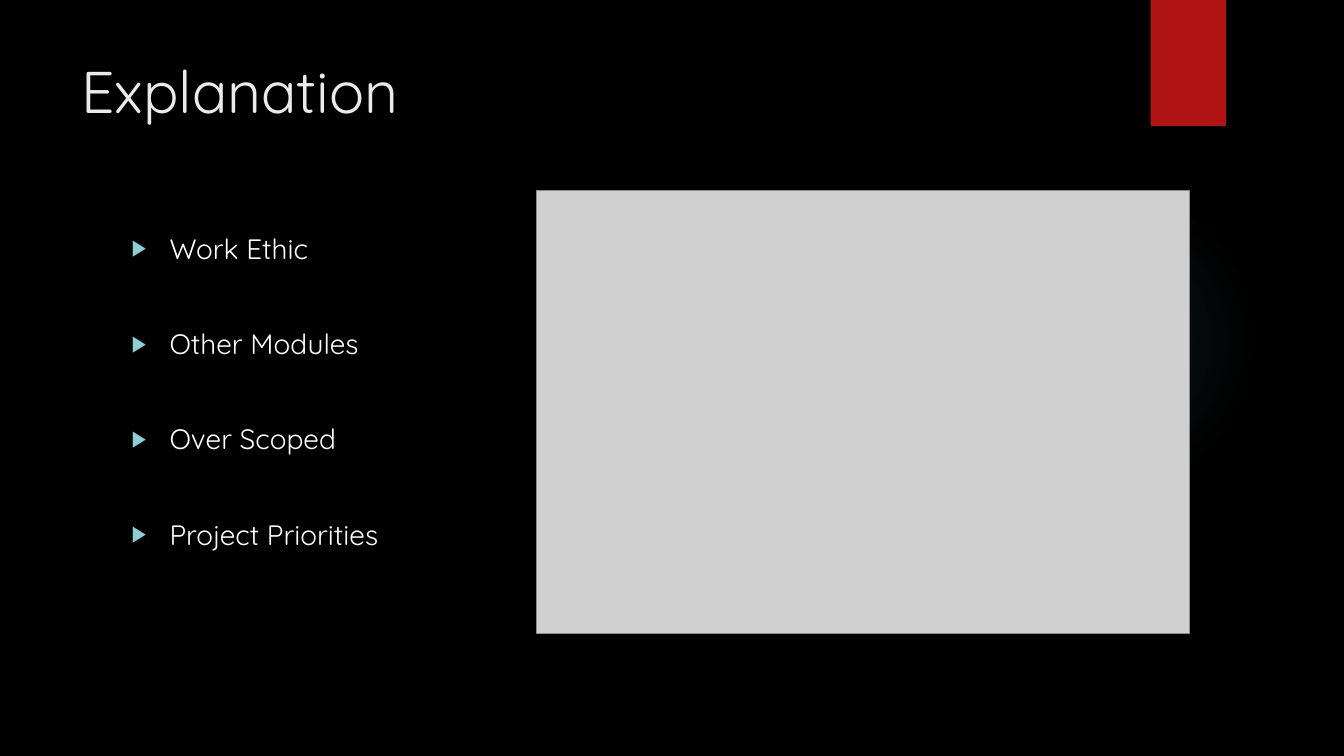
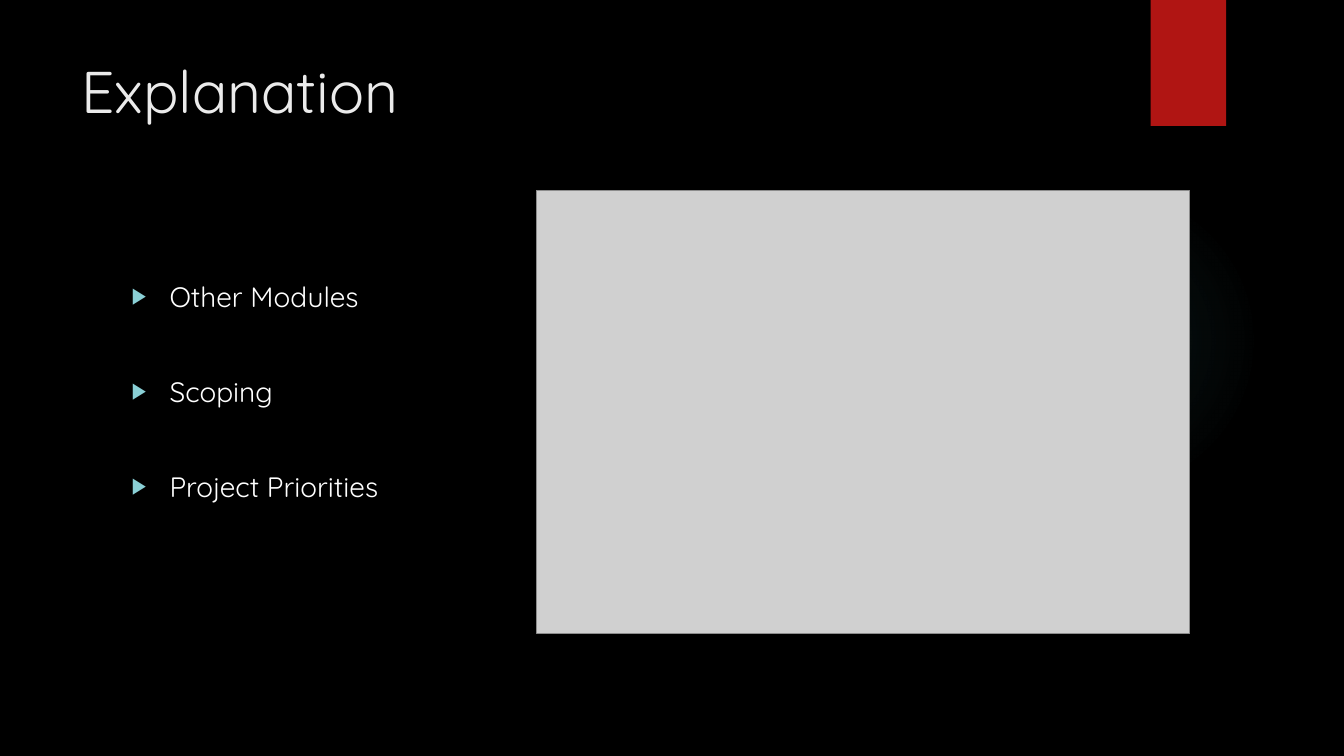
Before and after one commit to DannyJamieson/FinalProject, a slide deck: slide 4 of Presentation.pptx. Drawn at 1344x756 pixels with LibreOffice and Linux fonts; fonts in the diff are those of the drawing; grey boxes stand for pictures; background and template pictures are left out. Boxes give left, top, right and bottom in pixels: in the first picture for what was removed or moved away, otherwise in the second. Text is boxed around its words. In the diff, an @@ line names an element or a change of style, - is before the commit and + after.

```diff
--- a/Presentation.pptx
+++ b/Presentation.pptx
@@ text at bbox=[170, 238, 308, 260]: paragraph removed @@
-▶ Work Ethic
@@ text at bbox=[170, 382, 273, 408]: text changed @@
-▶ Over Scoped
+▶ Scoping
```
Also in this commit, not shown: 1 other slide changed, 2 slides added, 9 other files.
